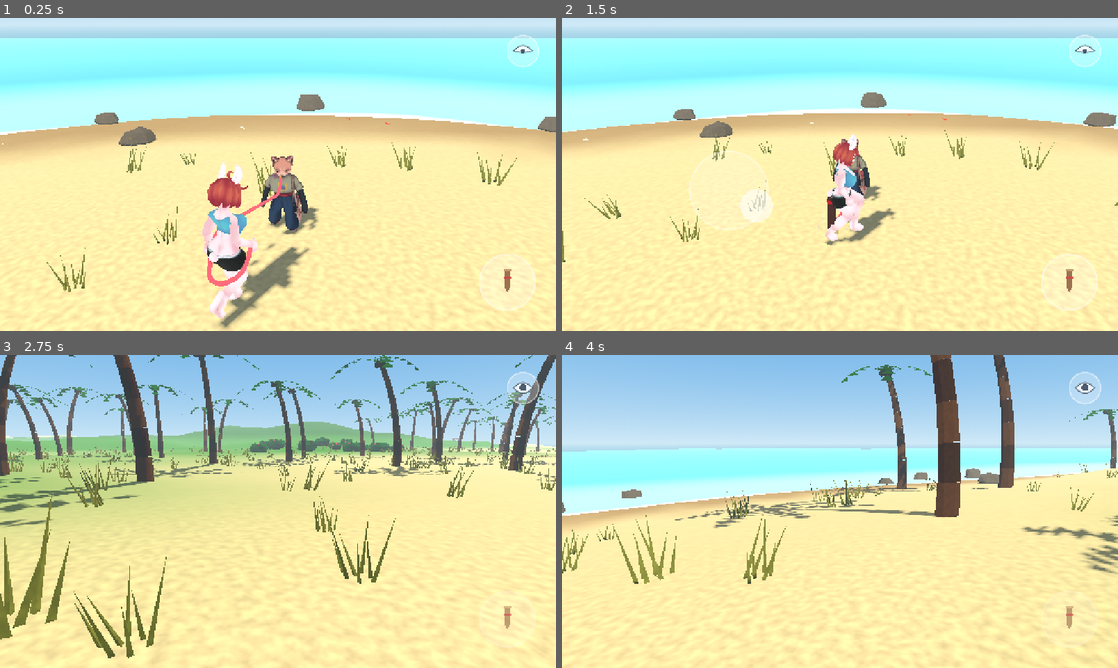
Above: before the commit, frames 1-4 (two rows, left to right).
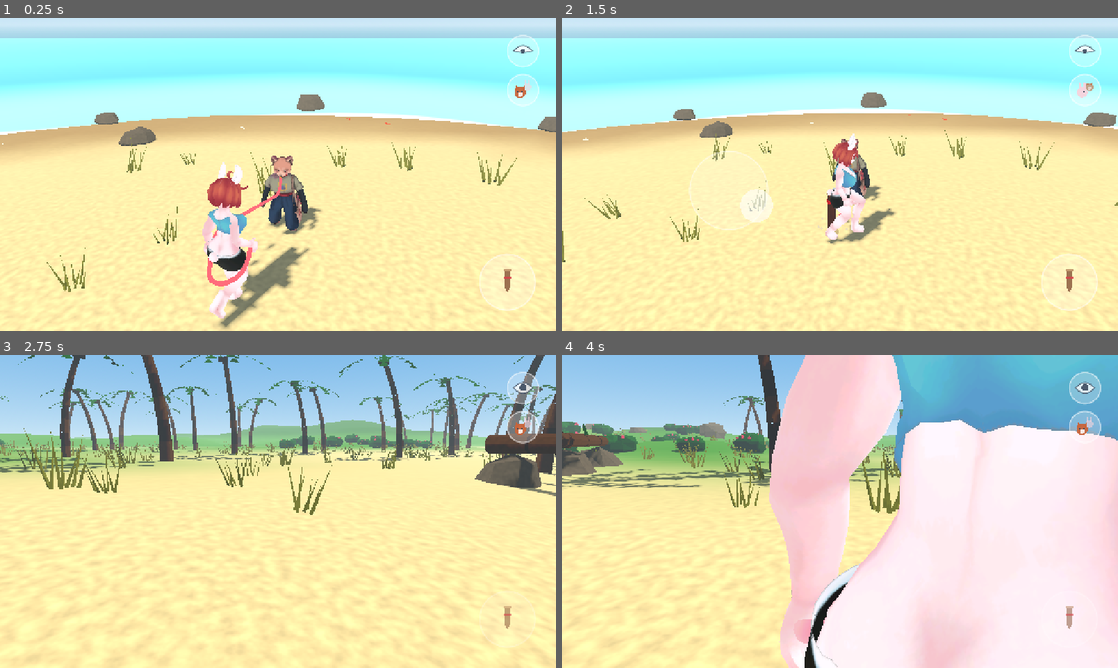
Above: after the commit, the same moments.

Repository: MrKrob00/Animal-Walk
Game: Godot game, scene res://scenes/main.tscn
The game is run twice, just before and just after one commit, with the same random seed, the same clock (stepped at 60 frames per second) and the same inputs.
Inputs (mouse positions are in pixels of both pictures, inside the frame that each line leads up to):
- Up to frame 1 (0.25 s): no input
- Up to frame 2 (1.5 s): move the mouse to (962, 158) at 0.52 s; hold D (move_right) 0.53-1.25 s; hold Space (act) 0.53-1.25 s; click (962, 158) at 0.67 s; tap Shift (run) at 0.8 s; drag from (728, 190) to (812, 237) at 1.27 s
- Up to frame 3 (2.75 s): move the mouse to (333, 442) at 2.02 s; hold D (move_right) from 2.03 s (still down); hold V (view) from 2.03 s (still down); click (333, 442) at 2.17 s; tap Tab (switch, bound only after the commit) at 2.3 s
- Up to frame 4 (4 s): release D (move_right) at 2.75 s; release V (view) at 2.75 s; drag from (812, 574) to (673, 464) at 2.77 s; move the mouse to (1006, 558) at 3.52 s; hold A (move_left) from 3.53 s (still down); hold Space (act) from 3.53 s (still down); tap E at 3.6 s; click (1006, 558) at 3.67 s

The runs differ from the first frame. In frame 1, 0.4% of the frame differs, in the area x 48-97%, y 17-62%; in frame 2, 0.8%; in frame 3, 27%; in frame 4, 71%, in the area x 0-100%, y 0-100%.

Commit message:
Two walkers tied by the leash; bodies bump; switch button
Each walks by itself and only the leash ties them (co-op is planned): pulling apart they pull
each other, one standing is led by the other. Their bodies no longer pass through each other.
A switch button (top right, Tab) gives the player the other character, for testing.

Co-Authored-By: Claude Opus 5.5 <noreply@anthropic.com>
Claude-Session: https://claude.ai/code/session_01Lbjh88uP794iDp2E8yqCqj

Diff:
--- a/scripts/leash_rules.gd
+++ b/scripts/leash_rules.gd
@@ -1,8 +1,11 @@
 class_name LeashRules
 extends RefCounted
 ## Who is on the leash and who the player steers.
-## HELD: the bunny holds the leash, the player steers TOFU, TOFU drags the bunny.
-## STAKED: the leash is tied to a stake, the player steers the bunny, TOFU stays within reach.
+## HELD: the bunny holds the leash (the player starts with TOFU).
+## STAKED: the leash is tied to a stake (the player is given the bunny), TOFU stays within reach.
+## Each walks by itself; only the leash ties them (the player plans co-op): pulling apart they
+## pull each other, one standing is led by the other. The switch button (for testing each
+## character) changes who the player steers at any time.
 
 enum State { HELD, STAKED }
 
@@ -10,6 +13,7 @@
 
 var state := State.HELD
 var stake_pos := Vector3.ZERO
+var steered_tofu := true
 
 
 ## The player pressed the action button. Returns what happened:
@@ -17,16 +21,55 @@
 func act(bunny_pos: Vector3) -> String:
 	if state == State.HELD:
 		state = State.STAKED
+		steered_tofu = false
 		stake_pos = bunny_pos
 		return "staked"
 	if Vector2(bunny_pos.x - stake_pos.x, bunny_pos.z - stake_pos.z).length() <= PICK_RADIUS:
 		state = State.HELD
+		steered_tofu = true
 		return "picked"
 	return "too_far"
 
 
 func steers_tofu() -> bool:
+	return steered_tofu
+
+
+func held() -> bool:
 	return state == State.HELD
+
+
+## The switch button: the player takes the other character.
+func switch() -> void:
+	steered_tofu = not steered_tofu
+
+
+## The leash between `a` and `b` (ground plane) at most `length`: the overshoot is taken back
+## from each in the share `wa` : `wb` (one standing gives way fully, two pulling give way half
+## each). Returns [a, b].
+static func tug(a: Vector3, b: Vector3, length: float, wa: float, wb: float) -> Array:
+	var d := Vector2(b.x - a.x, b.z - a.z)
+	var over := d.length() - length
+	if over <= 0.0:
+		return [a, b]
+	var n := d.normalized()
+	var ka := wa / maxf(wa + wb, 1e-6) if wa + wb > 0.0 else 0.5
+	var fix := n * over
+	return [a + Vector3(fix.x, 0, fix.y) * ka, b - Vector3(fix.x, 0, fix.y) * (1.0 - ka)]
+
+
+## Two bodies never closer than `gap` (ground plane): the overlap is taken back from each in the
+## share `wa` : `wb` (the one walking into the other is stopped, a standing one is not pushed).
+## Returns [a, b].
+static func separate(a: Vector3, b: Vector3, gap: float, wa: float, wb: float) -> Array:
+	var d := Vector2(b.x - a.x, b.z - a.z)
+	var dist := d.length()
+	if dist >= gap:
+		return [a, b]
+	var n := d / dist if dist > 1e-5 else Vector2(1, 0)
+	var ka := wa / (wa + wb) if wa + wb > 1e-6 else 0.5
+	var fix := n * (gap - dist)
+	return [a - Vector3(fix.x, 0, fix.y) * ka, b + Vector3(fix.x, 0, fix.y) * (1.0 - ka)]
 
 
 func can_pick(bunny_pos: Vector3) -> bool:
--- a/scripts/main.gd
+++ b/scripts/main.gd
@@ -1,7 +1,10 @@
 extends Node3D
-## First scene: a small island with a sand beach. The bunny holds TOFU's leash and TOFU drags her
-## around (the player steers TOFU). The action button hammers a stake in: the leash is tied
-## to it and the player steers the bunny. Next to the stake the button pulls it out again.
+## First scene: a small island with a sand beach. The bunny holds TOFU's leash. Each walks by
+## itself (the player plans co-op) and only the leash ties them: pulling apart they pull each
+## other, the one standing is led by the other, and their bodies bump instead of passing through.
+## The player starts with TOFU; the switch button (Tab) takes the other one, for testing.
+## The action button hammers a stake in: the leash is tied to it and the player gets the bunny.
+## Next to the stake the button pulls it out again and the player gets TOFU.
 
 const LEASH_GROUND := 3.0   ## how far apart the two ends may be on the ground, metres
 const LEASH_ROPE := 3.25   ## rope length in 3D (the ends are at different heights)
@@ -22,12 +25,15 @@
 var joystick: TouchJoystick
 var button: ActionButton
 var view_button: ViewButton
+var switch_button: SwitchButton
 var camera_rig: CameraRig
 var forced_input := Vector2.ZERO   ## scripted runs (screenshots, tests)
 var forced_run := false
+var partner_input := Vector3.ZERO  ## co-op later: the other character's wish (ground direction, length 0..1); scripts only for now
 var _hand: Node3D
 var _collar: Node3D
 var _busy := 0.0
+var _stake_spot := Vector3.ZERO   ## where she hammers (she faces it)
 var _time := 0.0
 
 
@@ -98,12 +104,15 @@
 	view_button = ViewButton.new()
 	ui.add_child(view_button)
 	view_button.pressed.connect(toggle_view)
+	switch_button = SwitchButton.new()
+	ui.add_child(switch_button)
+	switch_button.pressed.connect(switch_character)
 
 	camera_rig = CameraRig.new()
 	camera_rig.target = tofu
 	camera_rig.second = bunny
 	camera_rig.button = button
-	camera_rig.buttons = [view_button]
+	camera_rig.buttons = [view_button, switch_button]
 	camera_rig.stick_zone = TouchJoystick.ZONE
 	add_child(camera_rig)
 
@@ -113,6 +122,32 @@
 		act()
 	elif event.is_action_pressed("view"):
 		toggle_view()
+	elif event.is_action_pressed("switch"):
+		switch_character()
+
+
+## The one the player steers now, and the other.
+func steered() -> Actor:
+	return tofu if rules.steers_tofu() else bunny
+
+
+func partner() -> Actor:
+	return bunny if rules.steers_tofu() else tofu
+
+
+## The switch button (the player asked for it, to test each character): take the other one.
+func switch_character() -> void:
+	rules.switch()
+	_aim_camera()
+
+
+## The camera follows whoever the player steers (in first person, from its eyes).
+func _aim_camera() -> void:
+	camera_rig.target = steered()
+	camera_rig.second = partner()
+	if camera_rig.first_person:
+		camera_rig.set_first_person(true)
+	switch_button.set_bunny(not rules.steers_tofu())
 
 
 ## Third person <-> the eyes of the one you steer (the player asked for both).
@@ -127,7 +162,7 @@
 		return "busy"
 	var spot := bunny.position + bunny.global_transform.basis.z * 0.35
 	spot.y = Terrain.height(spot.x, spot.z)
-	var what := rules.act(spot if rules.steers_tofu() else bunny.position)
+	var what := rules.act(spot if rules.held() else bunny.position)
 	match what:
 		"staked":
 			stake.hammer_in(spot)
@@ -135,14 +170,12 @@
 			_busy = HAMMER_TIME
 			bunny.gait.hammer()
 			bunny.velocity = Vector3.ZERO
-			bunny.face_target = spot
-			camera_rig.target = bunny
-			camera_rig.second = tofu
+			_stake_spot = spot
+			_aim_camera()
 		"picked":
 			stake.pull_out()
 			leash.reattach_b(_hand)
-			camera_rig.target = tofu
-			camera_rig.second = bunny
+			_aim_camera()
 	return what
 
 
@@ -160,49 +193,18 @@
 	var v := read_input()
 	var running := forced_run or Input.is_action_pressed("run") or v.length() > 0.92
 	if camera_rig != null:
-		camera_rig.set_body_leads(v.length() > 0.05 or (_busy > 0.0 and not rules.steers_tofu()))
+		camera_rig.set_body_leads(v.length() > 0.05 or (_busy > 0.0 and steered() == bunny))
 	if _busy > 0.0:
 		_busy -= delta
-		if _busy <= 0.0:
-			bunny.face_target = Vector3.INF
-	var eyes := Vector3(0, 1.0, 0)
-	if rules.steers_tofu():
-		_drive(tofu, v, running, delta)
-		_follow(bunny, tofu.position, delta)
-		tofu.face_target = Vector3.INF
-		tofu.gait.look_target = Vector3.INF
-		bunny.gait.hold_target = _collar.global_position
-		bunny.gait.look_target = tofu.position + eyes
-	else:
-		bunny.gait.dragged = false
-		bunny.gait.hold_target = Vector3.INF
-		bunny.gait.look_target = Vector3.INF
-		tofu.gait.look_target = bunny.position + eyes
-		if _busy > 0.0:
-			bunny.steer(Vector3.ZERO, delta, 30.0)
-		else:
-			bunny.face_target = Vector3.INF
-			_drive(bunny, v, running, delta)
-		# TOFU stays where the leash lets it be and watches the bunny.
-		tofu.steer(Vector3.ZERO, delta)
-		tofu.place(LeashRules.clamp_to(tofu.position, rules.stake_pos, LEASH_GROUND), delta)
-		tofu.face_target = bunny.position
+	_move(v, running, delta)
 	leash.colliders = tofu.capsules() + bunny.capsules() + _passage_caps
 	# Under a fallen trunk, whoever is there gets down and crawls.
 	for who in [tofu, bunny]:
 		who.gait.crawling = LowPassages.under(Vector2(who.position.x, who.position.z), passages)
 	# The collar's ring slides round toward the leash, so the rope leaves the neck on its side.
 	tofu.aim_collar(leash.pts[6] if leash.pts.size() > 6 else bunny.position, delta)
-	# First person: the one you steer turns its body to where you look (standing; walking already
-	# goes where you look), so the view never looks out through the back of its head.
-	# Walking (or busy) the body turns by itself and the view goes with it (`CameraRig.body_leads`).
-	if camera_rig.first_person:
-		var me: Actor = tofu if rules.steers_tofu() else bunny
-		if me.speed < 0.3 and not camera_rig.body_leads:
-			var ax: Array = camera_rig.ground_axes()
-			me.face_target = me.position + (ax[1] as Vector3) * 3.0
 	stake.set_hint(rules.can_pick(bunny.position), _time)
-	button.set_active(rules.steers_tofu() or rules.can_pick(bunny.position))
+	button.set_active(rules.held() or rules.can_pick(bunny.position))
 
 
 ## How fast `who` may crawl: as fast as its crawl clip looks natural.
@@ -210,35 +212,120 @@
 	return who.gait.rt.crawl_speed() if who.gait.rt != null else CRAWL_SPEED
 
 
-## The player's character: walk with the stick, run with the stick pushed far (or Shift).
-## The stick is read relative to the camera: "up" walks away from it.
-func _drive(who: Actor, v: Vector2, running: bool, delta: float) -> void:
+const PULL_LEAN := 0.18   ## the bunny leans this far forward while the leash pulls her (radians)
+
+
+## Moves both for one frame. Each wants something: the player's one goes where the stick says,
+## a partner with a wish (co-op later: `partner_input`) goes its way, a partner without one
+## follows on the leash (or stands while the leash is on the stake). Then the leash: the
+## overshoot is taken back from the one standing, or half from each when both pull. Then the
+## bodies: the one walking into the other is stopped.
+func _move(v: Vector2, running: bool, delta: float) -> void:
+	var me := steered()
+	var free := {}
+	var pulls := {}   # who walks by a wish of its own (not following)
+	var wishes := {}
+	for who: Actor in [tofu, bunny]:
+		var want := Vector3.ZERO
+		var accel := 12.0
+		var wish := Vector3.ZERO
+		if who == bunny and _busy > 0.0:
+			accel = 30.0   # hammering: stands still
+		elif who == me:
+			wish = camera_rig.to_ground(v) if camera_rig != null else Vector3(v.x, 0, v.y)
+			want = wish * _top_speed(who, running)
+		elif partner_input.length() > 0.05:
+			wish = partner_input.limit_length(1.0)
+			want = wish * _top_speed(who, partner_input.length() > 0.92)
+		elif rules.held():
+			want = _follow_velocity(who, (bunny if who == tofu else tofu).position)
+			accel = 10.0
+		pulls[who] = wish.length() > 0.05
+		wishes[who] = wish
+		who.velocity = who.velocity.move_toward(want, accel * delta)
+		free[who] = who.position + who.velocity * delta
+	# The leash.
+	var dragged := {tofu: false, bunny: false}
+	var taut := false
+	if rules.held():
+		var wt := 1.0 if pulls[tofu] else 0.0
+		var wb := 1.0 if pulls[bunny] else 0.0
+		if wt == wb:
+			wt = 0.5
+			wb = 0.5
+		var r := LeashRules.tug(free[tofu], free[bunny], LEASH_GROUND, 1.0 - wt, 1.0 - wb)
+		for k in 2:
+			var who: Actor = [tofu, bunny][k]
+			dragged[who] = (r[k] as Vector3).distance_to(free[who]) > 0.002
+			free[who] = r[k]
+		taut = dragged[tofu] or dragged[bunny]
+	else:
+		var held := LeashRules.clamp_to(free[tofu], rules.stake_pos, LEASH_GROUND)
+		taut = held.distance_to(free[tofu]) > 0.002
+		free[tofu] = held
+	# The bodies bump: the one walking into the other is stopped.
+	var to_b: Vector3 = free[bunny] - free[tofu]
+	to_b.y = 0.0
+	var n := to_b.normalized() if to_b.length() > 1e-5 else Vector3.RIGHT
+	var ap_t := maxf(tofu.velocity.dot(n), 0.0)
+	var ap_b := maxf(-bunny.velocity.dot(n), 0.0)
+	var sep := LeashRules.separate(free[tofu], free[bunny], float(tofu.data.radius) + float(bunny.data.radius), ap_t, ap_b)
+	free[tofu] = sep[0]
+	free[bunny] = sep[1]
+	# Led (not pulling itself): faces the one leading; the bunny leans after the leash (her
+	# "can't keep up" look); pulling against the leash she leans into it.
+	var eyes := Vector3(0, 1.0, 0)
+	for who: Actor in [tofu, bunny]:
+		var other: Actor = bunny if who == tofu else tofu
+		var led: bool = dragged[who] and not pulls[who]
+		who.face_target = _facing(who, other, led, pulls[who], wishes[who])
+		who.gait.dragged = led
+		who.extra_lean = PULL_LEAN if who == bunny and dragged[who] else 0.0
+		who.gait.look_target = Vector3.INF if pulls[who] else other.position + eyes
+		who.place(free[who], delta)
+	if rules.held():
+		bunny.gait.hold_target = _collar.global_position
+		bunny.gait.hold_pull = lerpf(bunny.gait.hold_pull, 1.0 if taut else 0.15, 1.0 - exp(-3.0 * delta))
+	else:
+		bunny.gait.hold_target = Vector3.INF
+
+
+## Where `who` turns to this frame (Vector3.INF: where it moves).
+func _facing(who: Actor, other: Actor, led: bool, pulls: bool, wish: Vector3) -> Vector3:
+	if led:
+		return other.position                 # led on the leash: after the one leading
+	if pulls:
+		return who.position + wish * 3.0      # its own way (pulled back, it still faces there)
+	if who == bunny and _busy > 0.0:
+		return _stake_spot                    # hammering
+	# First person, standing: the body turns to where you look, so the view never looks out
+	# through the back of its head (walking, the body leads and the view goes with it).
+	if camera_rig != null and camera_rig.first_person and who == steered() and who.speed < 0.3 and not camera_rig.body_leads:
+		return who.position + (camera_rig.ground_axes()[1] as Vector3) * 3.0
+	if who == tofu and not rules.held():
+		return other.position                 # tied to the stake, it stands and watches her
+	return Vector3.INF
+
+
+## How fast `who` may go: walking or running, never quicker than its crawl looks natural.
+func _top_speed(who: Actor, running: bool) -> float:
 	var top: float = who.data.run if running else who.data.walk
 	if who.gait.crawling or who.gait.crawl > 0.2:
 		top = minf(top, _crawl_speed(who))
-	var dir := camera_rig.to_ground(v) if camera_rig != null else Vector3(v.x, 0, v.y)
-	who.steer(dir * top, delta)
-
-
-## The bunny holding the leash: walks after TOFU, and is dragged when the leash is taut.
-func _follow(who: Actor, leader: Vector3, delta: float) -> void:
+	return top
+
+
+## The one following on the leash: walks after the leader once the leash grows long.
+func _follow_velocity(who: Actor, leader: Vector3) -> Vector3:
 	var to := leader - who.position
 	to.y = 0.0
 	var dist := to.length()
-	var want := Vector3.ZERO
-	if dist > 0.001:
-		want = to / dist * LeashRules.follow_speed(dist, LEASH_GROUND, float(who.data.run))
+	if dist < 0.001:
+		return Vector3.ZERO
+	var want := to / dist * LeashRules.follow_speed(dist, LEASH_GROUND, float(who.data.run))
 	if who.gait.crawling or who.gait.crawl > 0.2:
 		want = want.limit_length(_crawl_speed(who))
-	who.velocity = who.velocity.move_toward(want, 10.0 * delta)
-	var free := who.position + who.velocity * delta
-	var held := LeashRules.clamp_to(free, leader, LEASH_GROUND)
-	var dragged := free.distance_to(held) > 0.002
-	who.face_target = leader if dragged else Vector3.INF
-	who.extra_lean = 0.18 if dragged else 0.0   # pulled along: she leans after the leash (the player asked)
-	who.gait.dragged = dragged
-	who.gait.hold_pull = lerpf(who.gait.hold_pull, 1.0 if dragged else 0.15, 1.0 - exp(-3.0 * delta))
-	who.place(held, delta)
+	return want
 
 
 func _on_step(pos: Vector3, size: float, who: Node3D) -> void:
@@ -312,6 +399,7 @@
 		"run": [KEY_SHIFT],
 		"act": [KEY_SPACE, KEY_E],
 		"view": [KEY_V],
+		"switch": [KEY_TAB],
 	}
 	for action in keys:
 		if InputMap.has_action(action):
--- /dev/null
+++ b/scripts/switch_button.gd
@@ -0,0 +1,86 @@
+class_name SwitchButton
+extends Control
+## Small round on-screen button (top right, under the eye) that gives the player the other
+## character (the player asked for it, to test each one; Tab on a PC). Two little heads drawn in
+## code: the one you steer in front. Emits `pressed`.
+
+signal pressed
+
+const RADIUS := 36.0
+const MARGIN := 40.0
+const GAP := 18.0           ## below the view button
+const BUNNY := Color("#f6d3dc")
+const TOFU := Color("#c8643a")
+const INK := Color("#3b4a5e")
+
+var bunny_steered := false  ## drawn: whose head is in front
+var _finger := -1
+var _down := false
+
+
+func _ready() -> void:
+	set_anchors_preset(Control.PRESET_FULL_RECT)
+	mouse_filter = Control.MOUSE_FILTER_IGNORE
+
+
+func center() -> Vector2:
+	return Vector2(get_viewport_rect().size.x - MARGIN - RADIUS, MARGIN + RADIUS * 3.0 + GAP)   # the screen's size: this control's stays 0
+
+
+func _input(event: InputEvent) -> void:
+	if event is InputEventScreenTouch:
+		if event.pressed and event.position.distance_to(center()) <= RADIUS * 1.2:
+			_finger = event.index
+			_down = true
+			queue_redraw()
+			get_viewport().set_input_as_handled()
+		elif not event.pressed and event.index == _finger:
+			_finger = -1
+			_down = false
+			queue_redraw()
+			pressed.emit()
+
+
+func set_bunny(on: bool) -> void:
+	bunny_steered = on
+	queue_redraw()
+
+
+func _draw() -> void:
+	var c := center()
+	draw_circle(c, RADIUS * (0.92 if _down else 1.0), Color(1, 1, 1, 0.25))
+	draw_arc(c, RADIUS, 0, TAU, 40, Color(1, 1, 1, 0.55), 3.0, true)
+	var back := c + Vector2(RADIUS * 0.28, -RADIUS * 0.2)
+	var front := c + Vector2(-RADIUS * 0.18, RADIUS * 0.14)
+	if bunny_steered:
+		_tofu(back, 0.7, 0.6)
+		_bunny(front, 1.0, 0.95)
+	else:
+		_bunny(back, 0.7, 0.6)
+		_tofu(front, 1.0, 0.95)
+
+
+func _bunny(p: Vector2, k: float, a: float) -> void:
+	var r := RADIUS * 0.34 * k
+	for s in [-1.0, 1.0]:   # long ears
+		var ear := PackedVector2Array()
+		for i in 13:
+			var t := float(i) / 12.0 * TAU
+			ear.append(p + Vector2(s * r * 0.45 + cos(t) * r * 0.22, -r * 1.25 + sin(t) * r * 0.7))
+		draw_colored_polygon(ear, Color(BUNNY, a))
+	draw_circle(p, r, Color(BUNNY, a))
+	_eyes(p, r, a)
+
+
+func _tofu(p: Vector2, k: float, a: float) -> void:
+	var r := RADIUS * 0.36 * k
+	for s in [-1.0, 1.0]:   # pointed ears
+		draw_colored_polygon(PackedVector2Array([p + Vector2(s * r * 0.95, -r * 0.2), p + Vector2(s * r * 0.75, -r * 1.15), p + Vector2(s * r * 0.15, -r * 0.75)]), Color(TOFU, a))
+	draw_circle(p, r, Color(TOFU, a))
+	draw_circle(p + Vector2(0, r * 0.35), r * 0.45, Color(1, 1, 1, a * 0.9))   # the white muzzle
+	_eyes(p, r, a)
+
+
+func _eyes(p: Vector2, r: float, a: float) -> void:
+	for s in [-1.0, 1.0]:
+		draw_circle(p + Vector2(s * r * 0.38, -r * 0.05), r * 0.11, Color(INK, a))
--- /dev/null
+++ b/tests/test_coop.gd
@@ -0,0 +1,105 @@
+extends SceneTree
+## Two walkers tied by the leash (the player plans co-op): the switch button gives the player the
+## other one; the bunny leads and TOFU follows; pulling apart they pull each other (neither runs
+## off, the leash holds); the bodies bump instead of passing through; with the stake in, TOFU
+## steered by the player stays within the leash of it.
+
+var main
+
+
+func _initialize() -> void:
+	_run()
+
+
+## The stick that walks along `dir` on the ground (the stick is read relative to the camera).
+func _stick(dir: Vector3) -> Vector2:
+	var ax: Array = main.camera_rig.ground_axes()
+	return Vector2(dir.dot(ax[0]), -dir.dot(ax[1]))
+
+
+func _place(tofu_at: Vector3, bunny_at: Vector3) -> void:
+	for p in [[main.tofu, tofu_at], [main.bunny, bunny_at]]:
+		var a: Actor = p[0]
+		var at: Vector3 = p[1]
+		a.position = Vector3(at.x, Terrain.height(at.x, at.z), at.z)
+		a.velocity = Vector3.ZERO
+
+
+func _flat(a: Vector3, b: Vector3) -> float:
+	return Vector2(a.x - b.x, a.z - b.z).length()
+
+
+func _run() -> void:
+	main = load("res://scenes/main.tscn").instantiate()
+	root.add_child(main)
+	await process_frame
+	var tofu: Actor = main.tofu
+	var bunny: Actor = main.bunny
+	var o: Vector3 = tofu.position
+	Check.ok(main.steered() == tofu, "the player starts with TOFU")
+	main.switch_character()
+	Check.ok(main.steered() == bunny and main.camera_rig.target == bunny and main.switch_button.bunny_steered, "the switch button gives the player the bunny (and the camera)")
+
+	# The bunny leads: TOFU follows on the leash.
+	_place(o, o + Vector3(1.0, 0, 0))
+	var t0 := tofu.position
+	var worst := 0.0
+	for i in 300:
+		main.forced_input = _stick(Vector3(1, 0, 0.15).normalized())
+		await physics_frame
+		worst = maxf(worst, _flat(tofu.position, bunny.position))
+	Check.ok(_flat(tofu.position, t0) > 4.0, "the bunny leads, TOFU comes after her (%.1f m)" % _flat(tofu.position, t0))
+	Check.ok(worst < main.LEASH_GROUND + 0.05, "never further apart than the leash (%.2f m)" % worst)
+
+	# Pulling apart at the same walk: both are held back, neither runs off (a quicker one would
+	# win and drag the other).
+	_place(o, o + Vector3(2.5, 0, 0))
+	var b0 := bunny.position
+	t0 = tofu.position
+	worst = 0.0
+	for i in 180:
+		main.forced_input = _stick(Vector3(1, 0, 0)) * 0.8
+		main.partner_input = Vector3(-1, 0, 0) * 0.75
+		await physics_frame
+		worst = maxf(worst, _flat(tofu.position, bunny.position))
+	var mb := _flat(bunny.position, b0)
+	var mt := _flat(tofu.position, t0)
+	Check.ok(worst < main.LEASH_GROUND + 0.05, "pulling apart, the leash holds (%.2f m)" % worst)
+	Check.ok(mb < 1.0 and mt < 1.0, "and each holds the other back (bunny moved %.2f m, TOFU %.2f m)" % [mb, mt])
+	main.partner_input = Vector3.ZERO
+
+	# The bodies bump: the bunny walks straight at TOFU standing.
+	_place(o, o + Vector3(2.0, 0, 0))
+	var closest := 99.0
+	for i in 150:
+		main.forced_input = _stick(Vector3(-1, 0, 0))
+		await physics_frame
+		closest = minf(closest, _flat(tofu.position, bunny.position))
+	var gap := float(tofu.data.radius) + float(bunny.data.radius)
+	Check.ok(closest > gap - 0.03, "walking into TOFU, the bunny stops against it (%.2f m apart, bodies %.2f)" % [closest, gap])
+	# ... and TOFU walking into the bunny.
+	main.switch_character()
+	_place(o, o + Vector3(2.0, 0, 0))
+	closest = 99.0
+	for i in 150:
+		main.forced_input = _stick(Vector3(1, 0, 0))
+		await physics_frame
+		closest = minf(closest, _flat(tofu.position, bunny.position))
+	Check.ok(closest > gap - 0.03, "and TOFU walking into her stops too (%.2f m apart)" % closest)
+
+	# The stake in: the player gets the bunny; switched to TOFU, it stays within the leash of it.
+	main.forced_input = Vector2.ZERO
+	for i in 10:
+		await physics_frame
+	Check.ok(main.act() == "staked" and main.steered() == bunny, "the stake goes in, the player gets the bunny")
+	for i in 60:
+		await physics_frame
+	main.switch_character()
+	Check.ok(main.steered() == tofu, "switched to TOFU with the stake in")
+	worst = 0.0
+	for i in 240:
+		main.forced_input = _stick(Vector3(0, 0, -1))
+		await physics_frame
+		worst = maxf(worst, _flat(tofu.position, main.rules.stake_pos))
+	Check.ok(worst < main.LEASH_GROUND + 0.01, "TOFU stays within the leash of the stake (%.2f m)" % worst)
+	Check.finish(self)
--- a/tests/test_leash_rules.gd
+++ b/tests/test_leash_rules.gd
@@ -12,4 +12,14 @@
 	Check.ok(r.can_pick(Vector3(1.5, 0, 2.5)), "next to the stake it can be pulled out")
 	Check.ok(r.act(Vector3(1.5, 0, 2.5)) == "picked", "next to the stake the button pulls it out")
 	Check.ok(r.steers_tofu(), "with the leash in hand the player steers TOFU again")
+	r.switch()
+	Check.ok(not r.steers_tofu() and r.held(), "the switch button gives the player the bunny, the leash stays in her hand")
+	r.switch()
+	Check.ok(r.steers_tofu(), "and back to TOFU")
+	var t := LeashRules.tug(Vector3.ZERO, Vector3(4, 0, 0), 3.0, 0.5, 0.5)
+	Check.ok(is_equal_approx(t[0].x, 0.5) and is_equal_approx(t[1].x, 3.5), "pulling apart, each gives way half")
+	t = LeashRules.tug(Vector3.ZERO, Vector3(4, 0, 0), 3.0, 0.0, 1.0)
+	Check.ok(t[0].x == 0.0 and is_equal_approx(t[1].x, 3.0), "one standing is pulled the whole way")
+	var s := LeashRules.separate(Vector3.ZERO, Vector3(0.4, 0, 0), 0.55, 1.0, 0.0)
+	Check.ok(is_equal_approx(s[0].x, -0.15) and is_equal_approx(s[1].x, 0.4), "walking into one standing: the walker stops, the other is not pushed")
 	Check.finish(self)
Not shown, added: scripts/switch_button.gd.uid
Not shown, added: tests/test_first_person.gd.uid
Not shown, changed: CLAUDE.md
